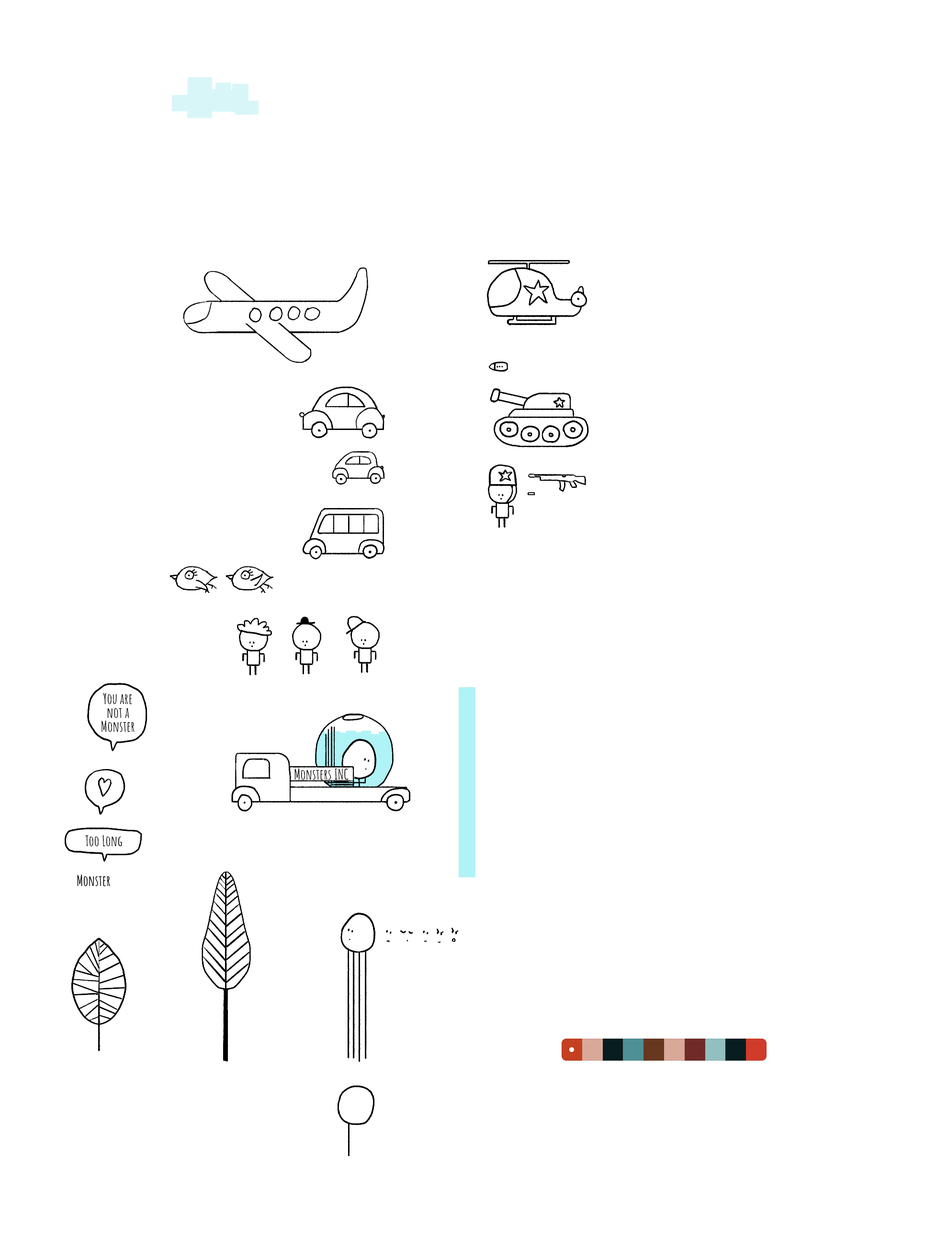
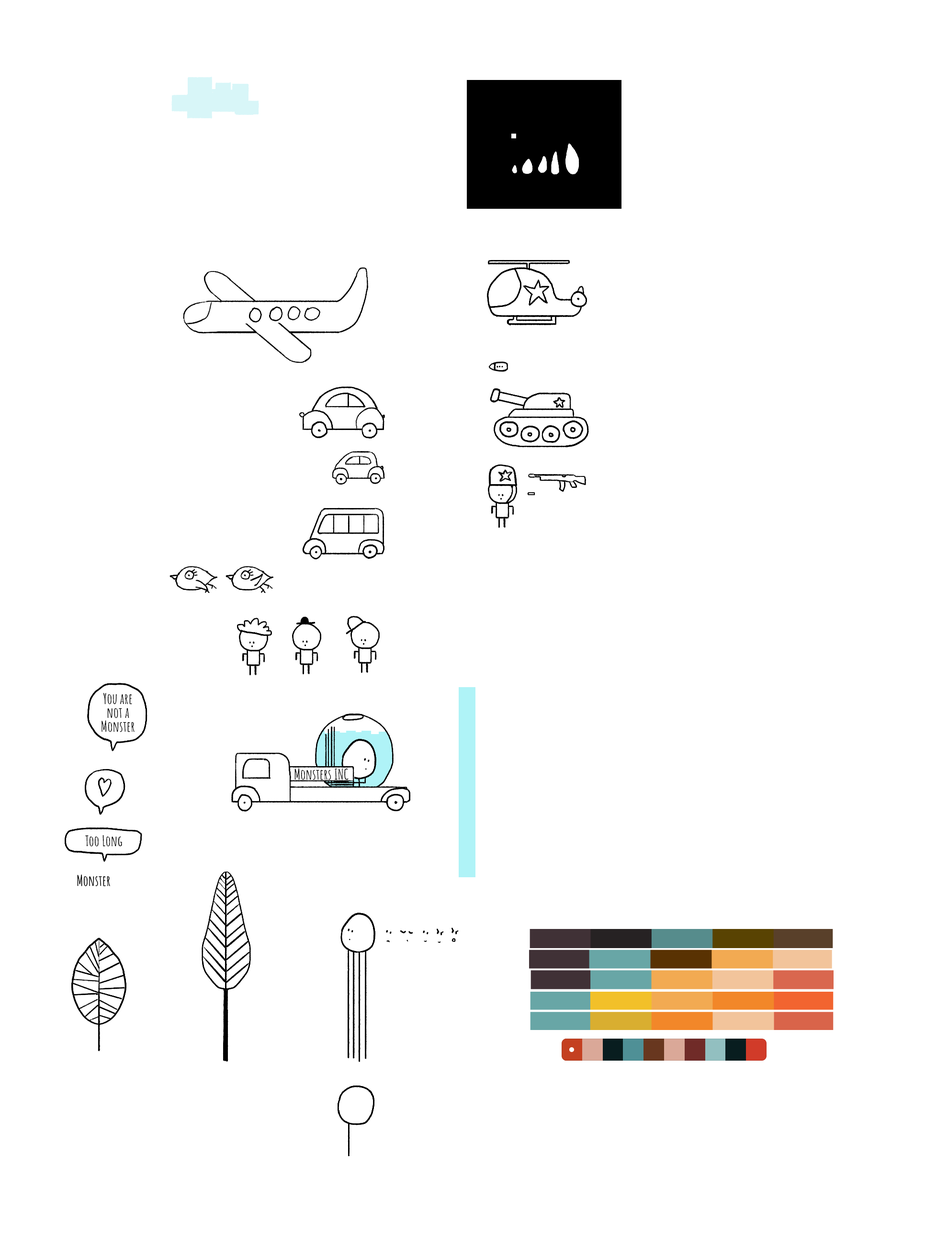
The second (948, 1245) image is a revision of the first. Changes to its layers:
added group "Particles" with 7 layers above "Sky" over bbox(466, 79, 622, 209)
added layer "Particle_Fire_2" in group "Particles" over bbox(521, 158, 533, 175)
added layer "Particle_Fire_3" in group "Particles" over bbox(537, 156, 548, 173)
added layer "Particle_Fire_4" in group "Particles" over bbox(550, 151, 560, 175)
added layer "Particle_Fire_5" in group "Particles" over bbox(565, 143, 580, 175)
added layer "Particle_Fire_1" in group "Particles" over bbox(511, 165, 517, 174)
added layer "Particles_Background" in group "Particles" over bbox(466, 79, 622, 209)
painted on "Palette" over bbox(528, 928, 834, 1030)
